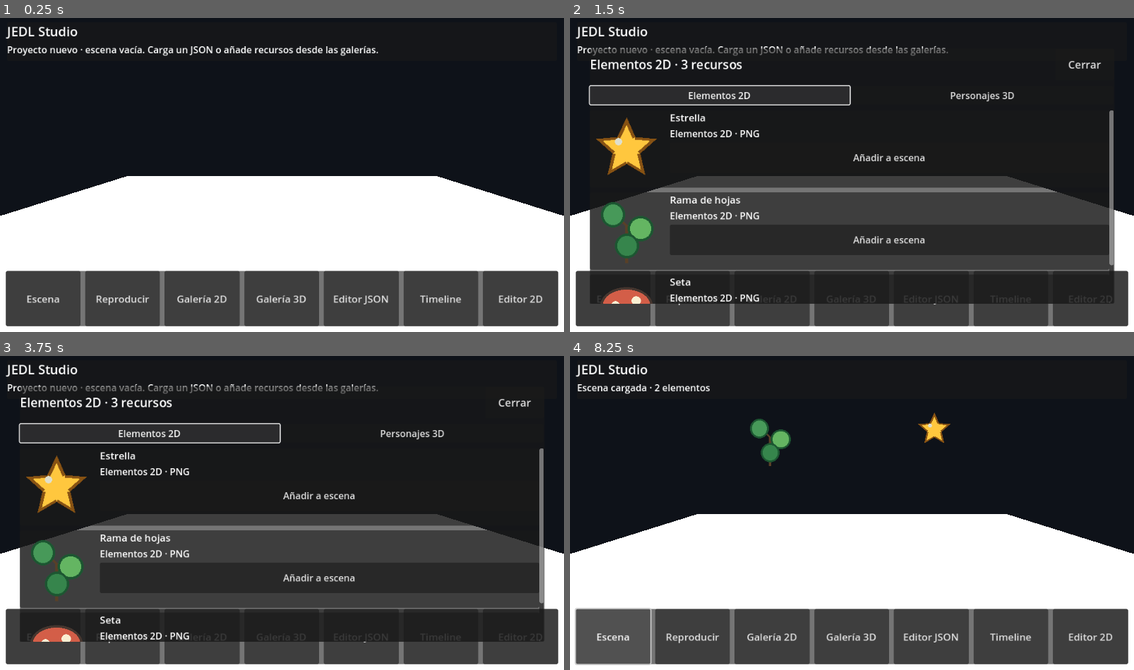
Above: before the commit, frames 1-4 (two rows, left to right).
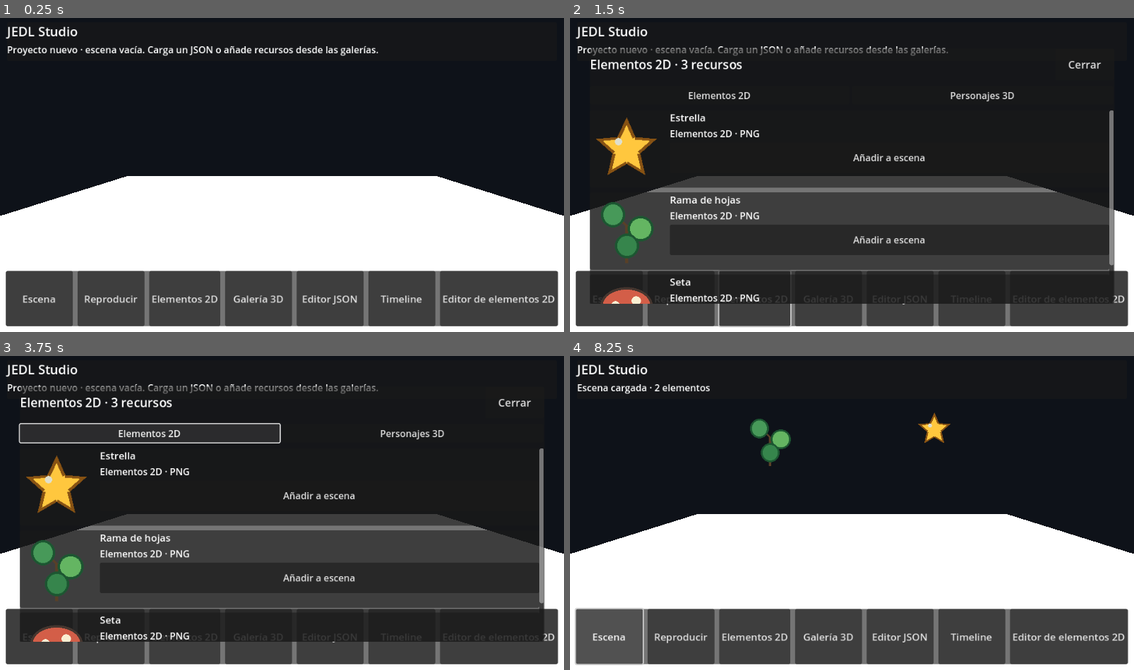
Above: after the commit, the same moments.

Repository: juancito860715-lgtm/jedl-studio
Game: Godot game, scene res://Main.tscn
Two runs of this game, one before a commit and one after it. Both use one fixed random seed, a clock stepped at 60 frames per second and the inputs below.
Inputs (mouse positions are in pixels of both pictures, inside the frame that each line leads up to):
- Up to frame 1 (0.25 s): no input
- Up to frame 2 (1.5 s): click (773, 297) at 0.5 s, where only the run before the commit has a clickable "Galería 2D"; click "Elementos 2D" at 1.25 s
- Up to frame 3 (3.75 s): click "Editor JSON" at 2 s; click "Editor 2D" (after the commit: "Editor de elementos 2D") at 2.75 s; click "Elementos 2D" at 3.5 s
- Up to frame 4 (8.25 s): click "Escena" at 4.25 s; click "Reproducir" at 5 s; click "Galería 3D" at 5.75 s; click "Timeline" at 6.5 s; click "Cerrar" at 7.25 s; click "Escena" at 8 s

The runs differ from the first frame. In frame 1, 2.9% of the frame differs, in the area x 4-99%, y 80-99%; in frame 2, 1.4%; in frame 3, 0.8%; in frame 4, 2.9%.

Commit message:
fix: label 2D tools as auxiliary elements only

Diff:
--- a/scripts/Main.gd
+++ b/scripts/Main.gd
@@ -144,7 +144,7 @@
 	primary_buttons["play"] = play_button
 	toolbar_row.add_child(play_button)
 	var gallery_2d_button := Button.new()
-	gallery_2d_button.text = "Galería 2D"
+	gallery_2d_button.text = "Elementos 2D"
 	gallery_2d_button.pressed.connect(func(): _show_gallery("2d"))
 	gallery_2d_button.pressed.connect(_animate_button.bind(gallery_2d_button))
 	primary_buttons["gallery_2d"] = gallery_2d_button
@@ -168,7 +168,7 @@
 	primary_buttons["timeline"] = timeline_button
 	toolbar_row.add_child(timeline_button)
 	var editor_2d_button := Button.new()
-	editor_2d_button.text = "Editor 2D"
+	editor_2d_button.text = "Editor de elementos 2D"
 	editor_2d_button.pressed.connect(_show_editor_2d_panel)
 	editor_2d_button.pressed.connect(_animate_button.bind(editor_2d_button))
 	primary_buttons["editor_2d"] = editor_2d_button
@@ -408,7 +408,7 @@
 	if selected_2d_node == null or scene_parser == null:
 		return
 	var entry_id := String(selected_2d_node.get_meta("jedl_entry_id", selected_2d_node.name))
-	for collection_name in ["characters_2d", "elements"]:
+	for collection_name in ["elements"]:
 		var collection: Variant = scene_parser.scene_data.get(collection_name, [])
 		if not (collection is Array):
 			continue
@@ -424,7 +424,7 @@
 	gallery_panel.visible = false
 	if json_editor.text.is_empty():
 		json_editor.text = JSON.stringify(_blank_scene_document(), "\t")
-	json_status.text = "Contrato JEDL v2: characters, objects, elements, actions, subtitles y sounds."
+	json_status.text = "Contrato JEDL v2: personajes 2.5D/3D riggeados, objects, elements, actions, subtitles y sounds."
 	json_panel.visible = true
 	json_panel.move_to_front()
 
